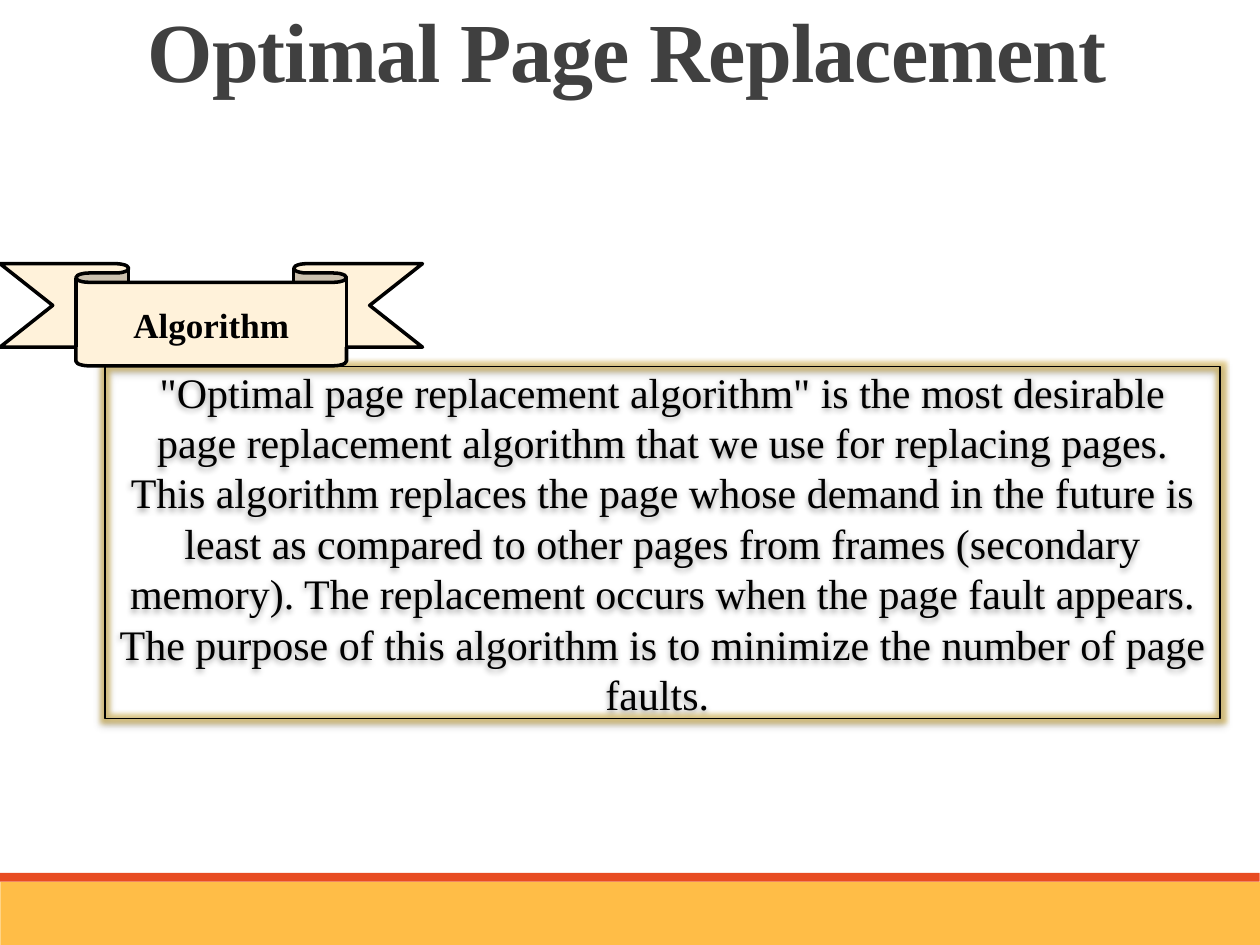
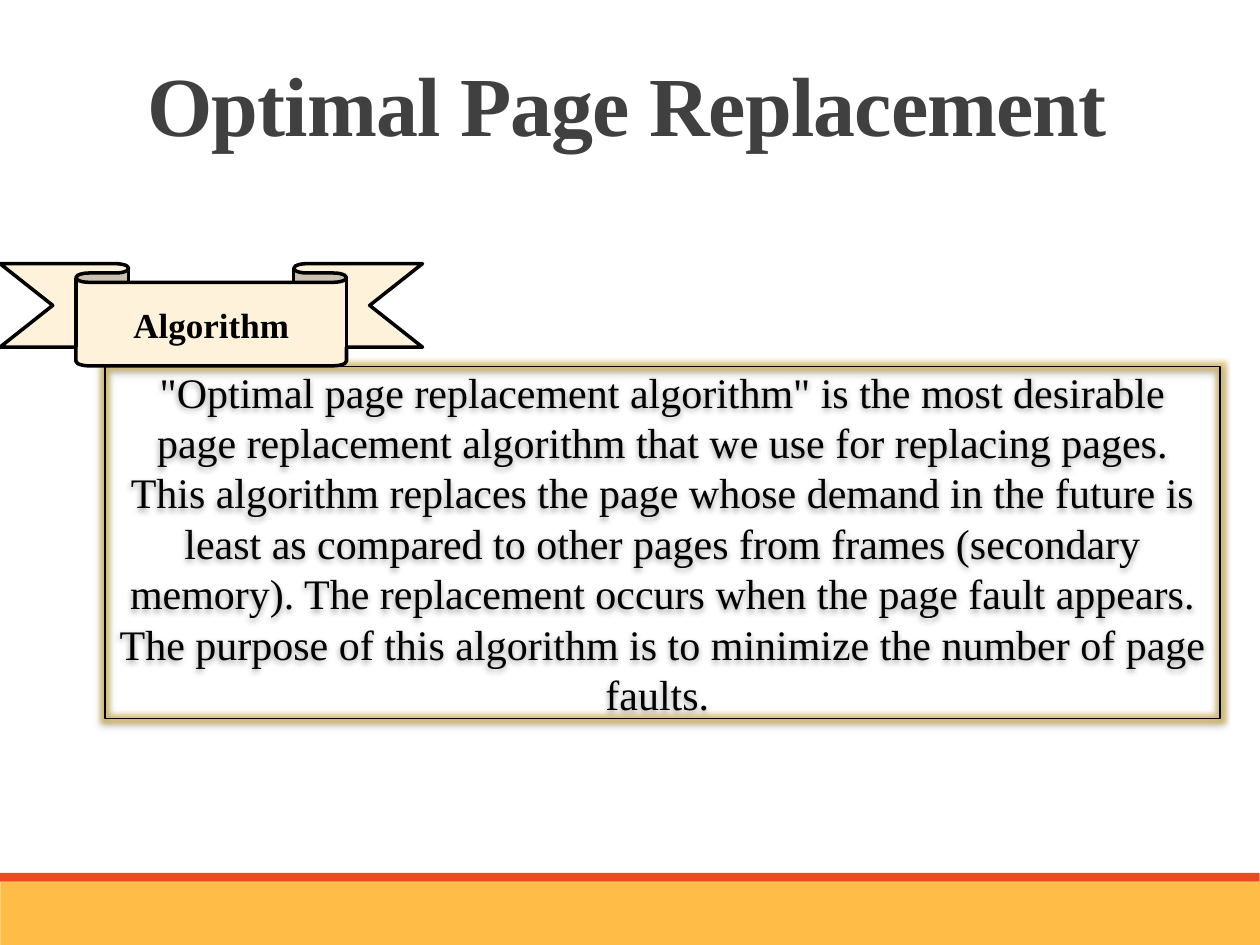
Before and after one commit to Ayushhh-T/Page-Replacement-Algorithm, a slide deck: slide 13 of Presentation/OS-Mini-Project-ppt.pptx (slide 16 before the commit). Drawn at 1260x945 pixels with LibreOffice and Linux fonts; fonts in the diff are those of the drawing. Boxes give left, top, right and bottom in pixels: in the first picture for what was removed or moved away, otherwise in the second. Text is boxed around its words. In the diff, an @@ line names an element or a change of style, - is before the commit and + after.

```diff
--- a/Presentation/OS-Mini-Project-ppt.pptx
+++ b/Presentation/OS-Mini-Project-ppt.pptx
@@ title "Optimal Page Replacement": place and size @@
-title "Optimal Page Replacement" at box(148, 23, 1107, 98)
+title "Optimal Page Replacement" at box(148, 77, 1107, 152)
```
Also in this commit, not shown: 5 other slides changed, 2 slides added, 2 slides removed, 12 other files.
